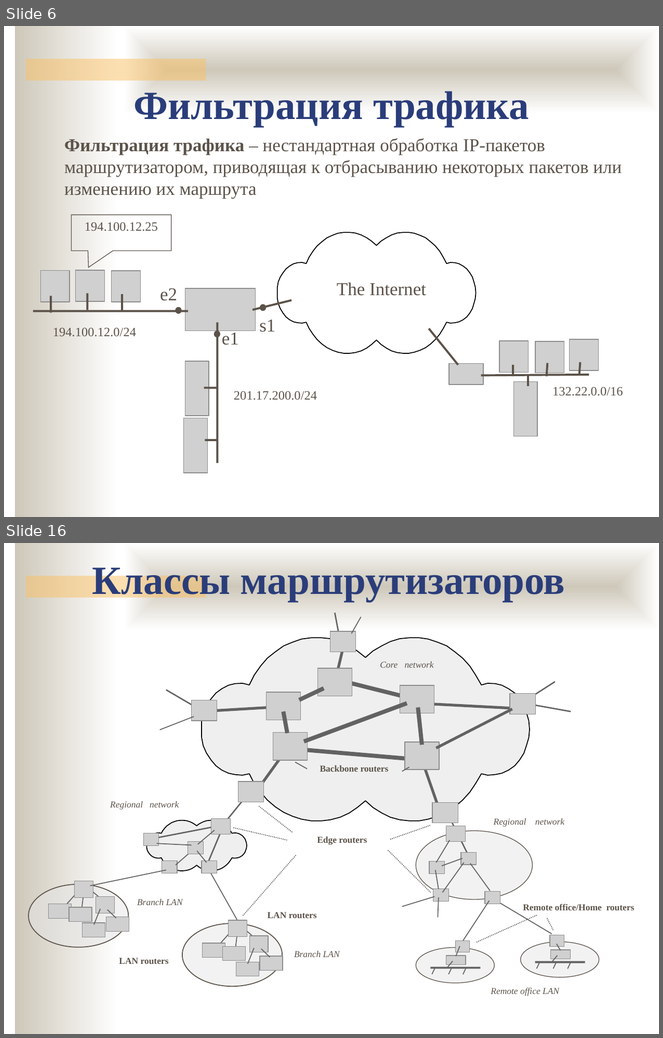
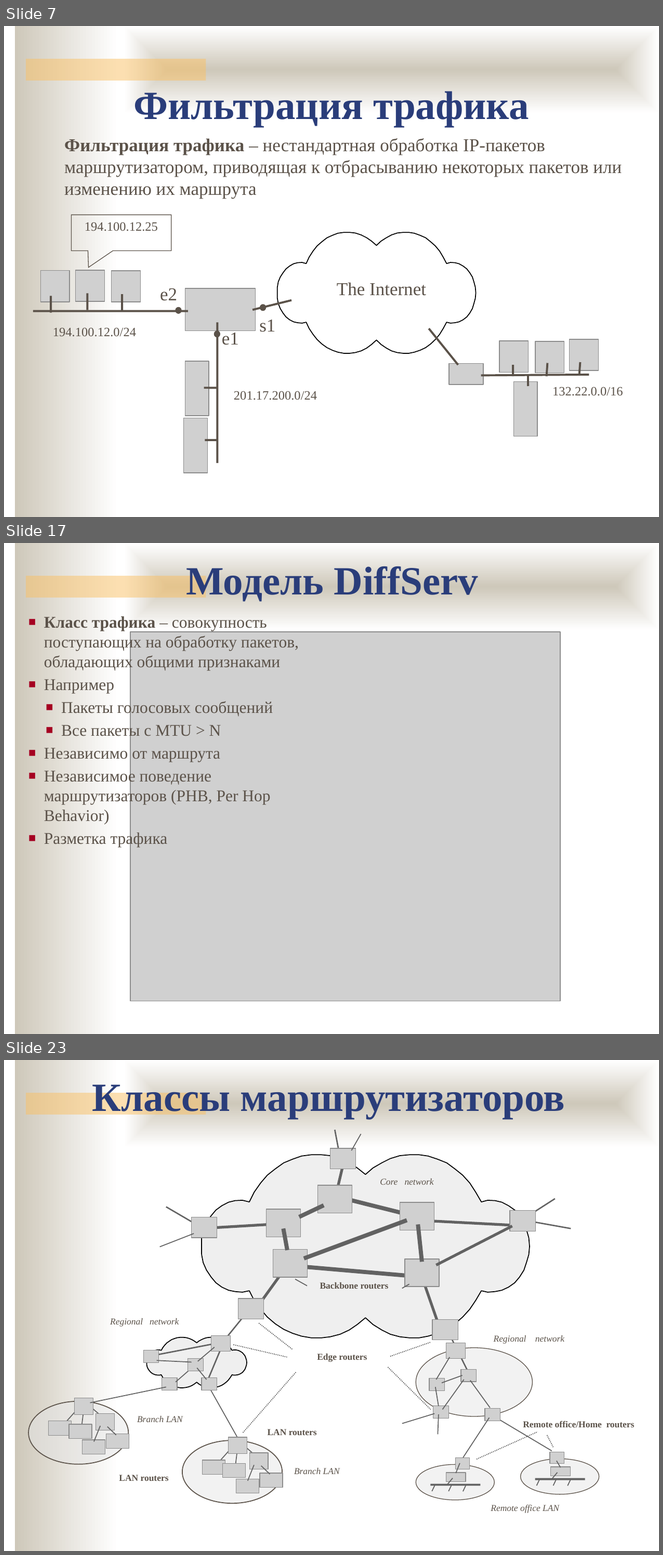
Before and after one commit to ukoloff/nets, a slide deck: lecture/13.pptx. Shown one above the other, each under a label of ours: slides 6 and 16 before the commit, slides 7, 17 and 23 after it; the slides between them are not shown. The pictures are 663x1038 and 663x1555 pixels, drawn with LibreOffice and Linux fonts; fonts in the diff are those of the drawing; grey boxes stand for pictures; background and template pictures are left out. Boxes give left, top, right and bottom in pixels: in the first picture for what was removed or moved away, otherwise in the second. Text is boxed around its words. In the diff, an @@ line names an element or a change of style, - is before the commit and + after.

```diff
--- a/lecture/13.pptx
+++ b/lecture/13.pptx
@@ slide 17 added at (4, 543, 659, 1034), background #FFFFFF; not listed: 3 template elements that a slide beside it also shows @@
@@ text added at (186, 566, 479, 602), 44 pt, text #2A3D7A, bold @@
+Модель DiffServ
@@ text added at (44, 616, 299, 848), 18 pt, text #5B5249 @@
+■ Класс трафика – совокупность поступающих на обработку пакетов, обладающих общими признаками
+■ Например
+  ■ Пакеты голосовых сообщений
+  ■ Все пакеты с MTU > N
+■ Независимо от маршрута
+■ Независимое поведение маршрутизаторов (PHB, Per Hop Behavior)
+■ Разметка трафика
@@ picture added at (130, 632, 560, 1002) @@
@@ what was slide 6 is now slide 7 @@
@@ what was slide 16 is now slide 23 @@
```
Also in this commit, not shown: 9 slides changed, 8 other slides added, 1 slide removed.
